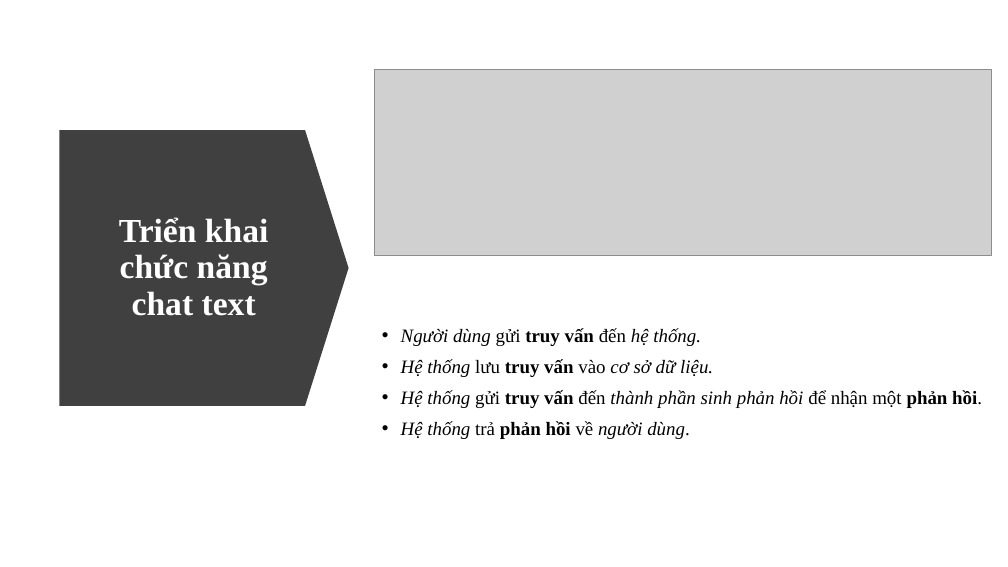
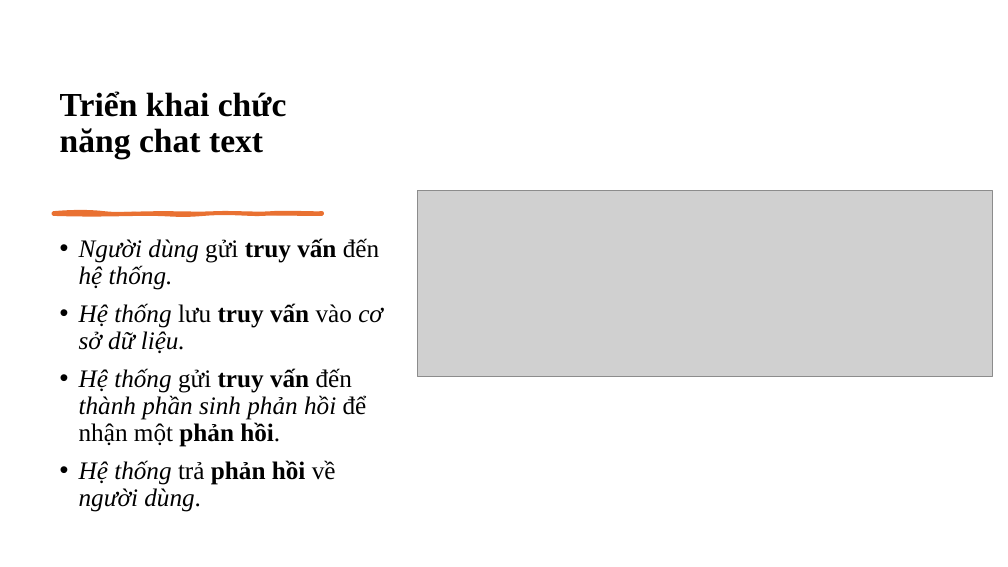
Before and after one commit to ngovanuc/Vietnamese_History_Chatbot, a slide deck: slide 24 of documents/slide bao cao.pptx. Drawn at 1008x567 pixels with LibreOffice and Linux fonts; fonts in the diff are those of the drawing; grey boxes stand for pictures. Boxes give left, top, right and bottom in pixels: in the first picture for what was removed or moved away, otherwise in the second. Text is boxed around its words. In the diff, an @@ line names an element or a change of style, - is before the commit and + after.

```diff
--- a/documents/slide bao cao.pptx
+++ b/documents/slide bao cao.pptx
@@ title "Triển khai chức năng chat ...": place and size @@
-title "Triển khai chức năng chat ..." at bbox=[119, 217, 268, 316]
+title "Triển khai chức năng chat ..." at bbox=[60, 91, 287, 159]
@@ title "Triển khai chức năng chat ..." at bbox=[60, 91, 287, 159]: text colour #FFFFFF to #000000; alignment centre to left @@
@@ down arrow removed at bbox=[60, 130, 349, 406] @@
@@ picture: place and size @@
-picture at bbox=[374, 70, 991, 256]
+picture at bbox=[417, 191, 992, 377]
@@ text "Người dùng gửi truy vấn ...": place and size @@
-text "Người dùng gửi truy vấn ..." at bbox=[401, 328, 982, 439]
+text "Người dùng gửi truy vấn ..." at bbox=[79, 238, 383, 512]
@@ text "Người dùng gửi truy vấn ..." at bbox=[79, 238, 383, 512]: size 18 to 24 pt; vertical alignment middle to top @@
@@ freeform shape added at bbox=[53, 212, 322, 214], fill #E97132, outline #E97132 3 pt @@
```
Also in this commit, not shown: 13 other slides changed.
